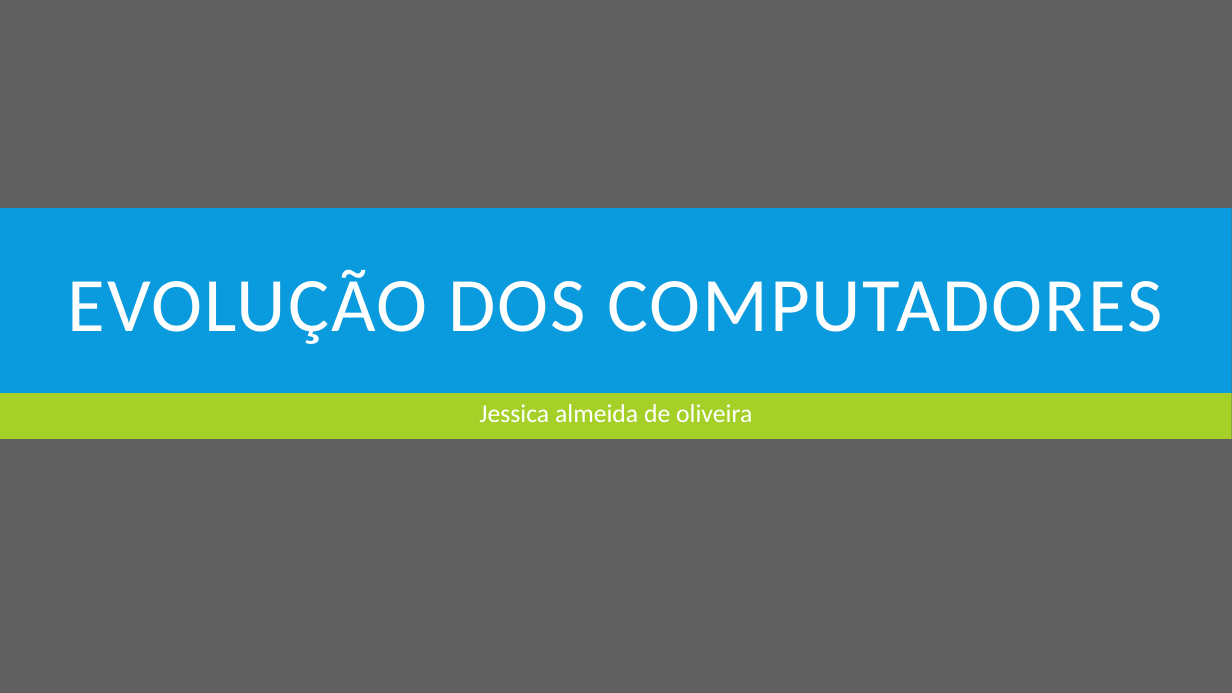
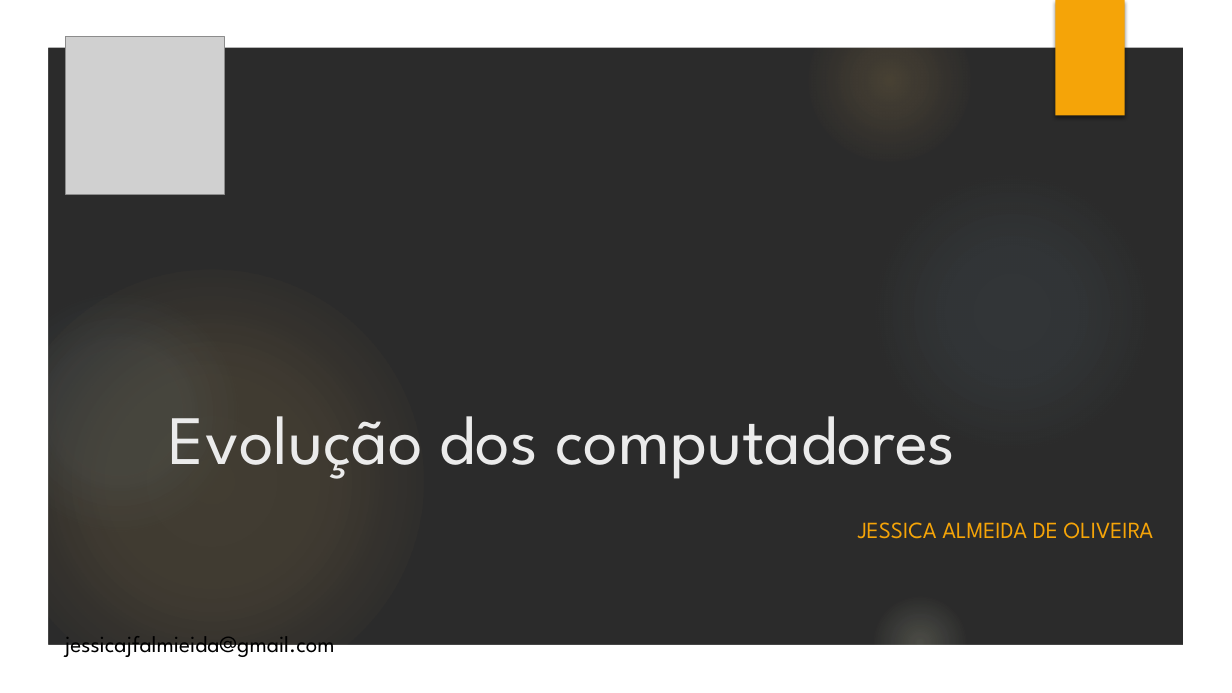
Before and after one commit to almeidaalijessica/tes, a slide deck: slide 1 of Evolução dos computadores.pptx. Drawn at 1232x693 pixels with LibreOffice and Linux fonts; fonts in the diff are those of the drawing; grey boxes stand for pictures; background and template pictures are left out; a plain dark background stands for a picture behind light text. Boxes give left, top, right and bottom in pixels: in the first picture for what was removed or moved away, otherwise in the second. Text is boxed around its words. In the diff, an @@ line names an element or a change of style, - is before the commit and + after.

```diff
--- a/Evolução dos computadores.pptx
+++ b/Evolução dos computadores.pptx
@@ background #606060 to picture (left out) @@
@@ group added at (x1=0, y1=0, x2=1232, y2=693): 6 ellipses, 1 freeform shape @@
@@ rectangle added at (x1=1055, y1=0, x2=1125, y2=116), fill #F5A408 @@
@@ picture added at (x1=66, y1=36, x2=224, y2=194) @@
@@ rectangle removed at (x1=0, y1=208, x2=1232, y2=393) @@
@@ title "Evolução dos computadores" at (x1=169, y1=416, x2=955, y2=479): vertical alignment middle to bottom @@
@@ rectangle removed at (x1=0, y1=393, x2=1232, y2=439) @@
@@ title at (x1=169, y1=416, x2=955, y2=479): text changed; size 60 to 54 pt; font Calibri to League Spartan; text colour #FFFFFF to #EBEBEB @@
-EVOLUÇÃO DOS COMPUTADORES
+Evolução dos computadores
@@ subtitle at (x1=858, y1=522, x2=1153, y2=539): text changed; size 20 to 18 pt; font Calibri to League Spartan; text colour #FFFFFF to #F5A408 @@
-Jessica almeida de oliveira
+JESSICA ALMEIDA DE OLIVEIRA
@@ text added at (x1=65, y1=636, x2=335, y2=658), 18 pt, text #000000 @@
+jessicajfalmieida@gmail.com
```
Also in this commit, not shown: 5 other slides changed, 5 slides added, 2 slides removed, 1 other file.
